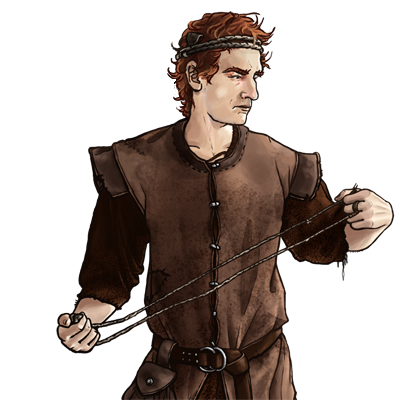
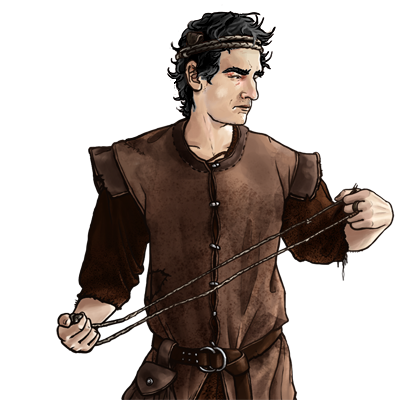
Layer changes from the first 400 x 400 image to the second:
painted on "Вставлений шар" over <box>167,11,276,120</box>
